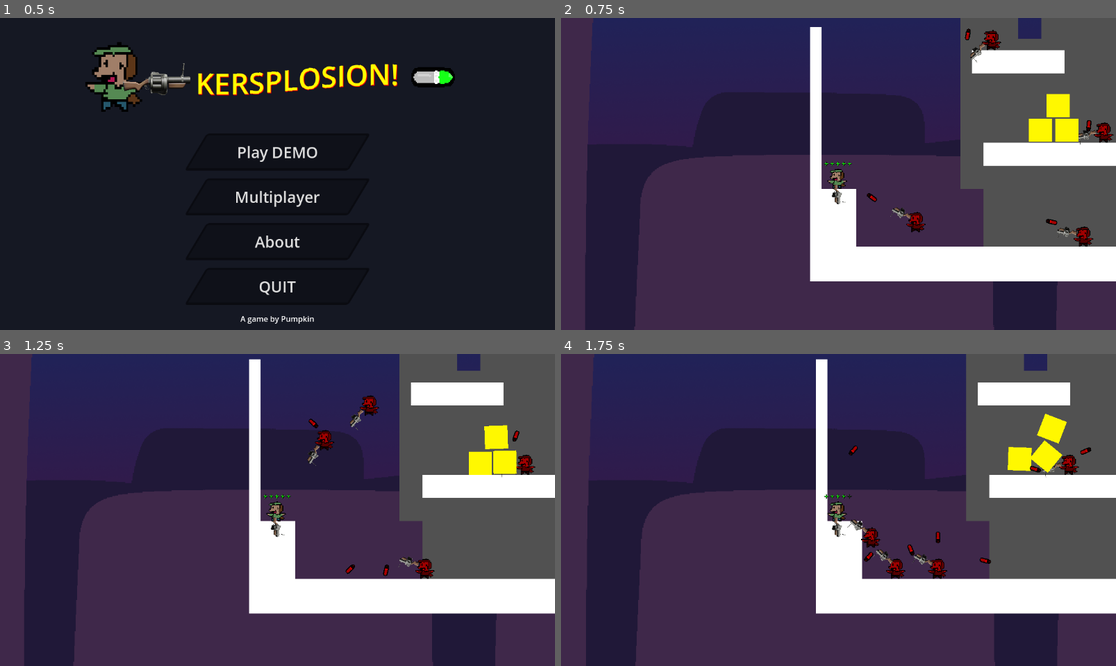
Above: before the commit, frames 1-4 (two rows, left to right).
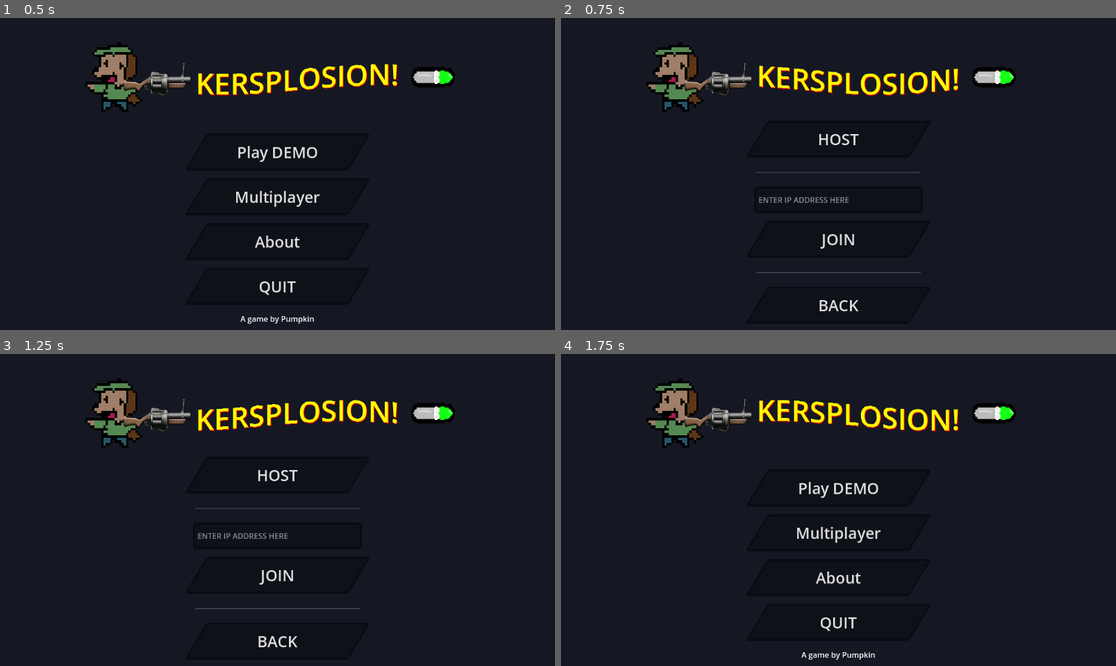
Above: after the commit, the same moments.

Repository: ToonPig/Kersplosion
Game: Godot game, scene res://scenes/ui/main_menu.tscn
The game is run twice, just before and just after one commit, with the same random seed, the same clock (stepped at 60 frames per second) and the same inputs.
Inputs (mouse positions are in pixels of both pictures, inside the frame that each line leads up to):
- Up to frame 1 (0.5 s): no input
- Up to frame 2 (0.75 s): click "Multiplayer" at 0.5 s
- Up to frame 3 (1.25 s): no input
- Up to frame 4 (1.75 s): click (838, 641) at 1.25 s, where only the run after the commit has a clickable "BACK"

Frame 1 is identical in both runs. In frame 2, 87% of the frame differs, in the area x 0-100%, y 0-100%; in frame 3, 87%; in frame 4, 86%.

Commit message:
multiplayer button does something

Diff:
--- a/scenes/mp_test.tscn
+++ b/scenes/mp_test.tscn
@@ -1,18 +1,18 @@
 [gd_scene load_steps=27 format=4 uid="uid://doo7c3ipol02e"]
 
-[ext_resource type="Texture2D" uid="uid://bvog7rny2xguk" path="res://images/blackTile.png" id="1_w2lhk"]
-[ext_resource type="Texture2D" uid="uid://cycpoummiu2i4" path="res://images/blueTile.png" id="2_ypns8"]
-[ext_resource type="Texture2D" uid="uid://cafupdjvl77iu" path="res://images/greenTile.png" id="3_8g7y0"]
-[ext_resource type="Texture2D" uid="uid://vnt8o8ftfg2l" path="res://images/greyTile.png" id="4_ruyns"]
-[ext_resource type="Texture2D" uid="uid://d1xa8nie1wjmj" path="res://images/pinkTile.png" id="5_ax6uj"]
-[ext_resource type="Texture2D" uid="uid://c7gmj8yin4wfe" path="res://images/redTile.png" id="6_xbss6"]
-[ext_resource type="Texture2D" uid="uid://cm1ursckoulu2" path="res://images/whiteTile.png" id="7_jm7b5"]
-[ext_resource type="Texture2D" uid="uid://xumx8fnihmrs" path="res://images/yellowTile.png" id="8_pxyrk"]
-[ext_resource type="PackedScene" uid="uid://l76d776p5d5a" path="res://scenes/player.tscn" id="9_0318b"]
-[ext_resource type="Texture2D" uid="uid://dokyurokc2n4x" path="res://images/backgrounds/test/layer0.png" id="11_1lcaw"]
-[ext_resource type="Texture2D" uid="uid://bhesbnv2ysmd4" path="res://images/backgrounds/test/layer1.png" id="12_xucja"]
-[ext_resource type="Texture2D" uid="uid://bc7eqhhcsu3ma" path="res://images/backgrounds/test/layer2.png" id="13_o374w"]
-[ext_resource type="PackedScene" uid="uid://cqmy72mibjrdi" path="res://scenes/crate.tscn" id="14_j1j03"]
+[ext_resource type="Texture2D" uid="uid://bvog7rny2xguk" path="res://assets/blackTile.png" id="1_w2lhk"]
+[ext_resource type="Texture2D" uid="uid://cycpoummiu2i4" path="res://assets/blueTile.png" id="2_ypns8"]
+[ext_resource type="Texture2D" uid="uid://cafupdjvl77iu" path="res://assets/greenTile.png" id="3_8g7y0"]
+[ext_resource type="Texture2D" uid="uid://vnt8o8ftfg2l" path="res://assets/greyTile.png" id="4_ruyns"]
+[ext_resource type="Texture2D" uid="uid://d1xa8nie1wjmj" path="res://assets/pinkTile.png" id="5_ax6uj"]
+[ext_resource type="Texture2D" uid="uid://c7gmj8yin4wfe" path="res://assets/redTile.png" id="6_xbss6"]
+[ext_resource type="Texture2D" uid="uid://cm1ursckoulu2" path="res://assets/whiteTile.png" id="7_jm7b5"]
+[ext_resource type="Texture2D" uid="uid://xumx8fnihmrs" path="res://assets/yellowTile.png" id="8_pxyrk"]
+[ext_resource type="PackedScene" uid="uid://l76d776p5d5a" path="res://scenes/objects/player.tscn" id="9_0318b"]
+[ext_resource type="Texture2D" uid="uid://dokyurokc2n4x" path="res://assets/backgrounds/test/layer0.png" id="11_1lcaw"]
+[ext_resource type="Texture2D" uid="uid://bhesbnv2ysmd4" path="res://assets/backgrounds/test/layer1.png" id="12_xucja"]
+[ext_resource type="Texture2D" uid="uid://bc7eqhhcsu3ma" path="res://assets/backgrounds/test/layer2.png" id="13_o374w"]
+[ext_resource type="PackedScene" uid="uid://cqmy72mibjrdi" path="res://scenes/objects/crate.tscn" id="14_j1j03"]
 
 [sub_resource type="TileMapPattern" id="TileMapPattern_v32ev"]
 tile_data = PackedInt32Array(786432, 7, 0, 851968, 7, 0, 917504, 7, 0, 983040, 7, 0, 1048576, 7, 0, 1114112, 7, 0, 1179 …(10151 unchanged characters)…
--- a/scenes/ui/main_menu.tscn
+++ b/scenes/ui/main_menu.tscn
@@ -152,6 +152,6 @@
 text = "QUIT"
 
 [connection signal="pressed" from="VBoxContainer/Play" to="." method="_on_play_pressed"]
-[connection signal="pressed" from="VBoxContainer/Multiplayer" to="." method="_on_play_pressed"]
+[connection signal="pressed" from="VBoxContainer/Multiplayer" to="." method="_on_multiplayer_pressed"]
 [connection signal="pressed" from="VBoxContainer/About" to="." method="_on_about_pressed"]
 [connection signal="pressed" from="VBoxContainer/Quit" to="." method="_on_quit_pressed"]
--- a/scripts/main_menu.gd
+++ b/scripts/main_menu.gd
@@ -39,3 +39,7 @@
 # Multiplayer join a game
 func _on_join_pressed() -> void:
 	pass
+
+#goes to multiplayer menu
+func _on_multiplayer_pressed() -> void:
+	get_tree().change_scene_to_file("res://scenes/ui/multiplayer.tscn")
